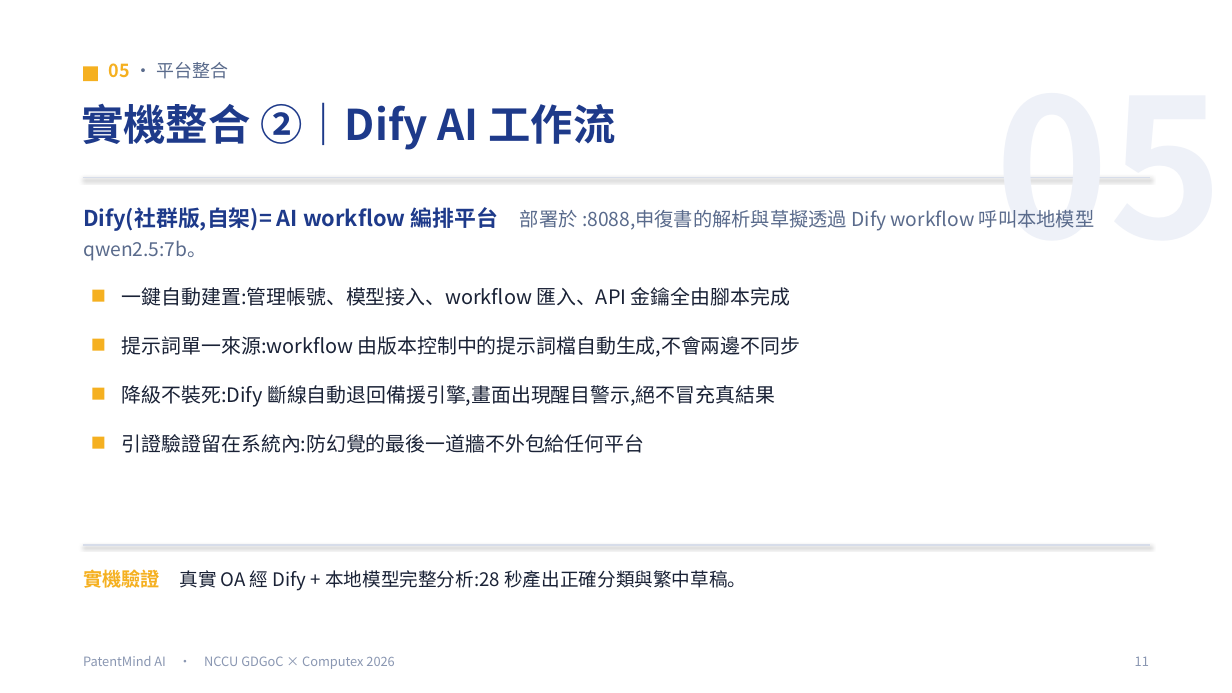
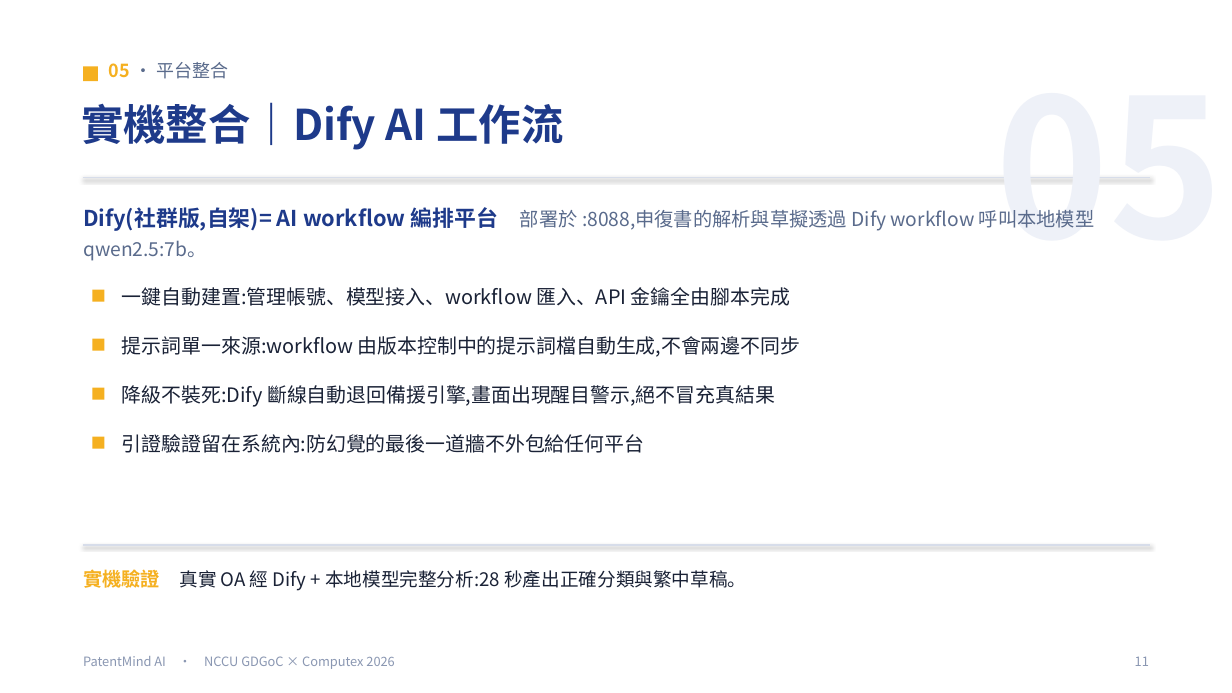
Before and after one commit to Adrian-Kao/shin-lee, a slide deck: slide 12 of presentation/PatentMind_簡報.pptx. Drawn at 1232x693 pixels with LibreOffice and Linux fonts; fonts in the diff are those of the drawing. Boxes give left, top, right and bottom in pixels: in the first picture for what was removed or moved away, otherwise in the second. Text is boxed around its words. In the diff, an @@ line names an element or a change of style, - is before the commit and + after.

```diff
--- a/presentation/PatentMind_簡報.pptx
+++ b/presentation/PatentMind_簡報.pptx
@@ text at bbox=[81, 102, 564, 150]: text changed @@
-實機整合 ②｜Dify AI 工作流
+實機整合｜Dify AI 工作流
```
Also in this commit, not shown: 3 other slides changed, 5 other files.
